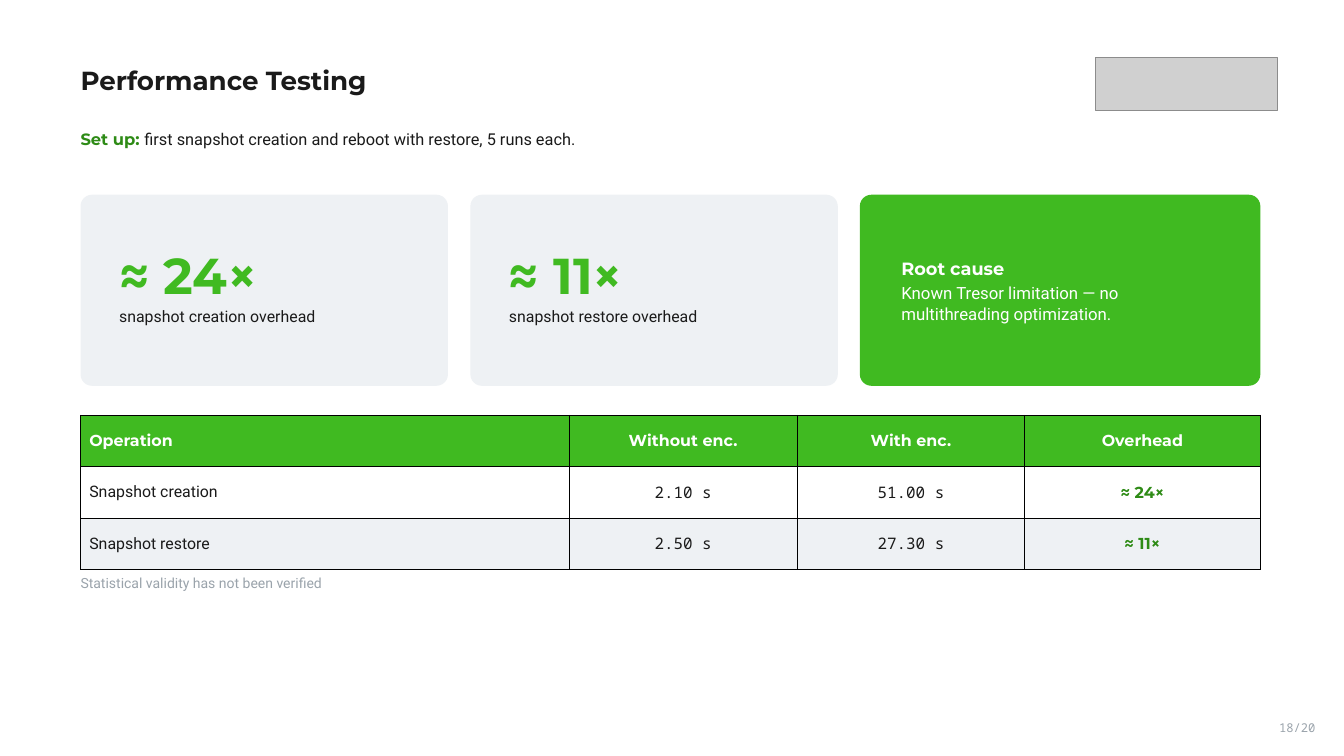
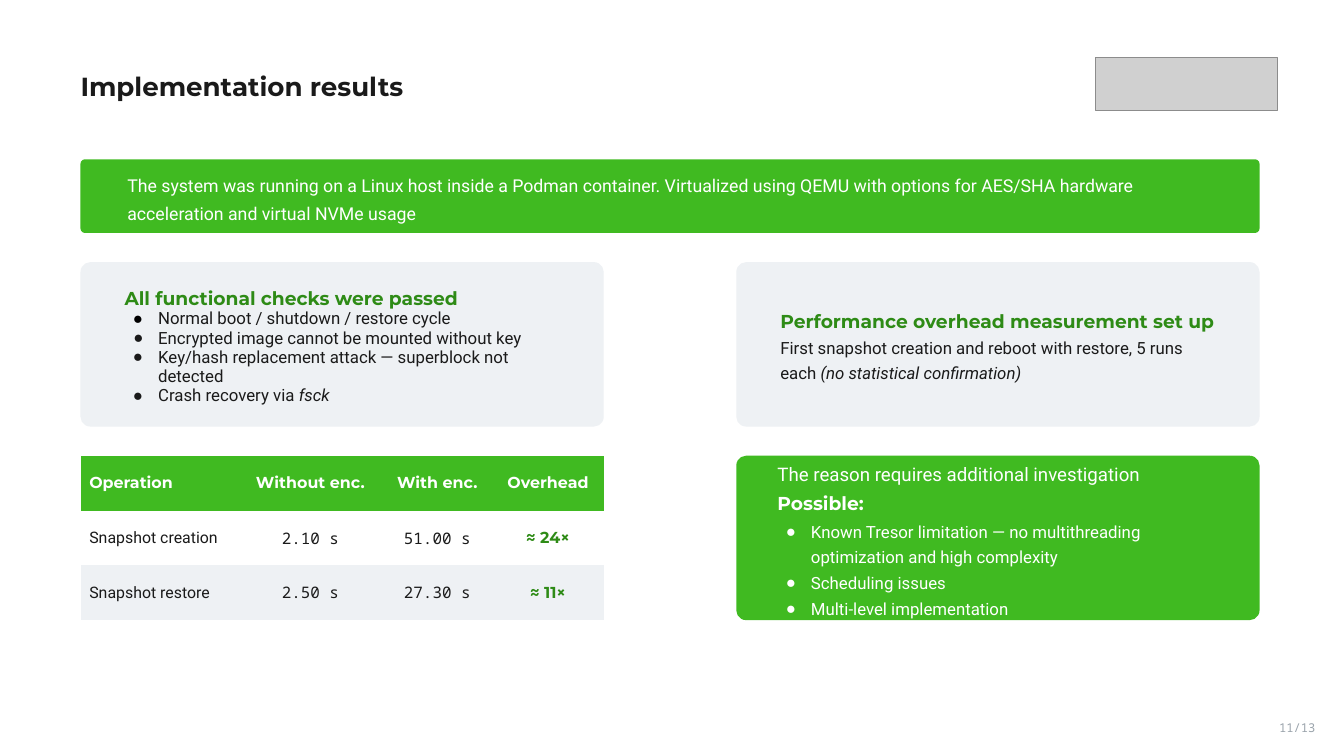
Before and after one commit to VoronM1522/Thesis_draft, a slide deck: slide 11 of presentation/slides_main.pptx (slide 18 before the commit). Drawn at 1344x756 pixels with LibreOffice and Linux fonts; fonts in the diff are those of the drawing; grey boxes stand for pictures. Boxes give left, top, right and bottom in pixels: in the first picture for what was removed or moved away, otherwise in the second. Text is boxed around its words. In the diff, an @@ line names an element or a change of style, - is before the commit and + after.

```diff
--- a/presentation/slides_main.pptx
+++ b/presentation/slides_main.pptx
@@ text at box(81, 75, 403, 101): text changed @@
-Performance Testing
+Implementation results
@@ text removed at box(81, 132, 575, 149) @@
-Set up: first snapshot creation and reboot with restore, 5 runs each.
@@ rounded rectangle added at box(81, 159, 1260, 233), fill #40BA21, 19 pt, text #FFFFFF @@
+The system was running on a Linux host inside a Podman container. Virtualized using QEMU with options for AES/SHA hardware acceleration and virtual NVMe usage
@@ rounded rectangle removed at box(81, 195, 448, 386) @@
-≈ 24×
-snapshot creation overhead
@@ rounded rectangle removed at box(470, 195, 838, 386) @@
-≈ 11×
-snapshot restore overhead
@@ rounded rectangle removed at box(860, 195, 1261, 386) @@
-Root cause
-Known Tresor limitation — no multithreading optimization.
@@ rounded rectangle added at box(81, 262, 604, 427), fill #EEF1F4, 18 pt, text #1A1A1A @@
+All functional checks were passed
+● Normal boot / shutdown / restore cycle
+● Encrypted image cannot be mounted without key
+● Key/hash replacement attack — superblock not detected
+● Crash recovery via fsck
@@ rounded rectangle added at box(737, 262, 1260, 427), fill #EEF1F4, 18 pt, text #1A1A1A @@
+Performance overhead measurement set up
+First snapshot creation and reboot with restore, 5 runs each (no statistical confirmation)
@@ table: place and size @@
-table at box(81, 415, 1260, 570)
+table at box(81, 456, 604, 676)
@@ rounded rectangle added at box(737, 456, 1260, 620), fill #40BA21, 18 pt, text #FFFFFF @@
+The reason requires additional investigation
+Possible:
+● Known Tresor limitation — no multithreading optimization and high complexity
+● Scheduling issues
+● Multi-level implementation
@@ text removed at box(81, 577, 322, 591) @@
-Statistical validity has not been verified
@@ text at box(1279, 723, 1315, 732): text changed @@
-18/20
+11/13
```
Also in this commit, not shown: 12 other slides changed, 8 slides removed, 4 other files.
